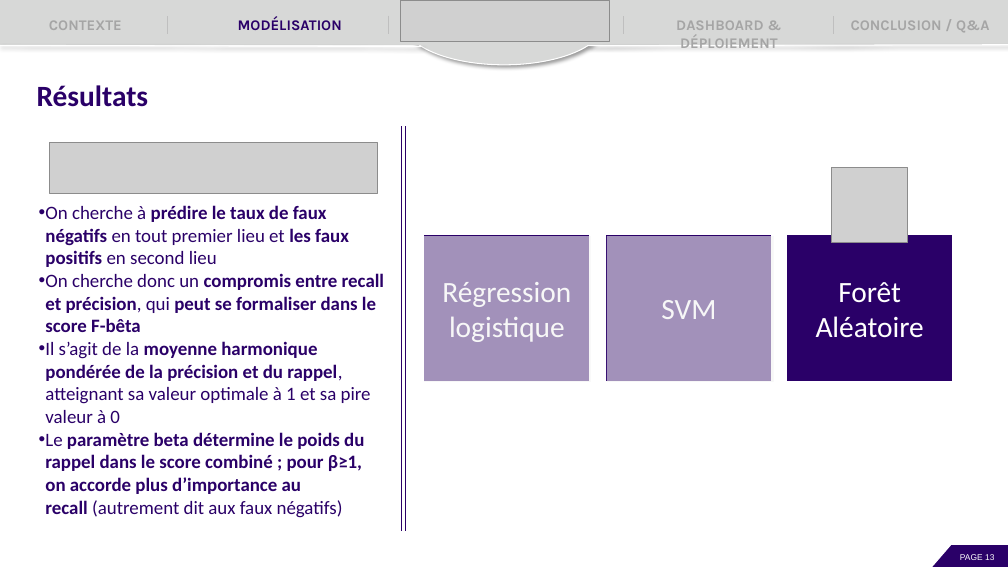
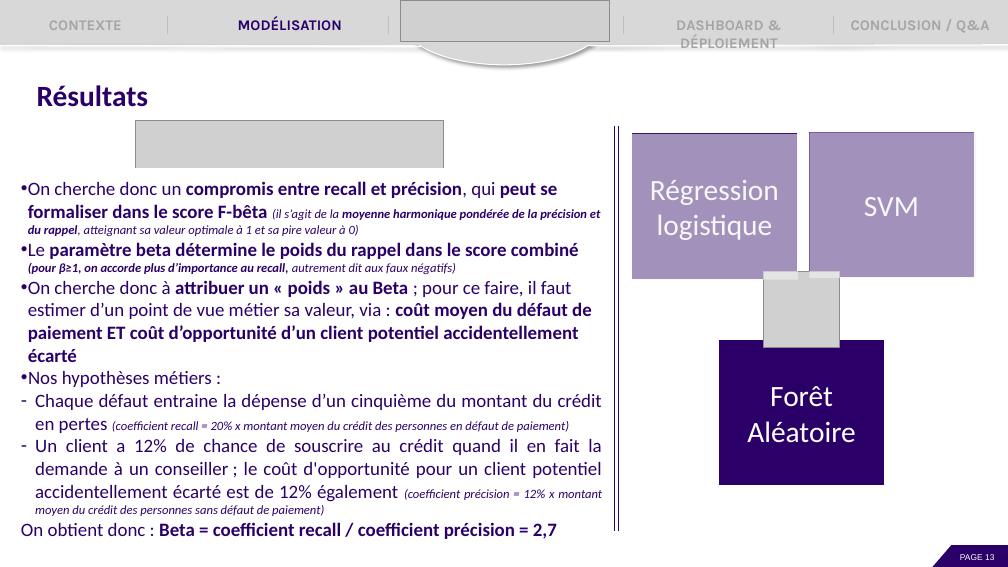
Before and after one commit to EtudiantOC2/implement_scoring_model_v2, a slide deck: slide 13 of evaluation/P7_Presentation.pptx. Drawn at 1008x567 pixels with LibreOffice and Linux fonts; fonts in the diff are those of the drawing; grey boxes stand for pictures. Boxes give left, top, right and bottom in pixels: in the first picture for what was removed or moved away, otherwise in the second. Text is boxed around its words. In the diff, an @@ line names an element or a change of style, - is before the commit and + after.

Commit message:
Avancées pour la soutenance

```diff
--- a/evaluation/P7_Presentation.pptx
+++ b/evaluation/P7_Presentation.pptx
@@ picture: place and size @@
-picture at <box>50,142,377,193</box>
+picture at <box>136,120,445,168</box>
@@ line moved from (402, 126) - (402, 532) to (615, 126) - (615, 532) @@
@@ line moved from (405, 126) - (405, 532) to (619, 126) - (619, 532) @@
@@ rectangle: place and size @@
-rectangle at <box>424,236,591,382</box>
+rectangle at <box>631,134,798,280</box>
@@ rectangle "Régression logistique": place and size @@
-rectangle "Régression logistique" at <box>425,236,589,380</box>
+rectangle "Régression logistique" at <box>633,134,797,278</box>
@@ rectangle "SVM": place and size @@
-rectangle "SVM" at <box>607,236,771,380</box>
+rectangle "SVM" at <box>810,132,974,277</box>
@@ rectangle: place and size @@
-rectangle at <box>607,236,774,382</box>
+rectangle at <box>810,132,976,278</box>
@@ rounded rectangle "On cherche donc un compromis ...": place and size @@
-rounded rectangle "On cherche donc un compromis ..." at <box>36,205,389,513</box>
+rounded rectangle "On cherche donc un compromis ..." at <box>18,169,606,548</box>
@@ text in rounded rectangle at <box>21,181,602,539</box>: text changed; bold off @@
-• On cherche à prédire le taux de faux négatifs en tout premier lieu et les faux positifs en second lieu
-• On cherche donc un compromis entre recall et précision, qui peut se formaliser dans le score F-bêta
-• Il s’agit de la moyenne harmonique pondérée de la précision et du rappel, atteignant sa valeur optimale à 1 et sa pire valeur à 0
-• Le paramètre beta détermine le poids du rappel dans le score combiné ; pour β≥1, on accorde plus d’importance au recall (autrement dit aux faux négatifs)
+• On cherche donc un compromis entre recall et précision, qui peut se formaliser dans le score F-bêta (il s’agit de la moyenne harmonique pondérée de la précision et du rappel, atteignant sa valeur optimale à 1 et sa pire valeur à 0)
+• Le paramètre beta détermine le poids du rappel dans le score combiné (pour β≥1, on accorde plus d’importance au recall, autrement dit aux faux négatifs)
+• On cherche donc à attribuer un « poids » au Beta ; pour ce faire, il faut estimer d’un point de vue métier sa valeur, via : coût moyen du défaut de paiement ET coût d’opportunité d’un client potentiel accidentellement écarté
+• Nos hypothèses métiers :
+– Chaque défaut entraine la dépense d’un cinquième du montant du crédit en pertes (coefficient recall = 20% x montant moyen du crédit des personnes en défaut de paiement)
+– Un client a 12% de chance de souscrire au crédit quand il en fait la demande à un conseiller ; le coût d'opportunité pour un client potentiel accidentellement écarté est de 12% également (coefficient précision = 12% x montant moyen du crédit des personnes sans défaut de paiement)
+On obtient donc : Beta = coefficient recall / coefficient précision = 2,7
@@ picture: place and size @@
-picture at <box>832,167,907,243</box>
+picture at <box>764,271,839,347</box>
@@ rectangle "Forêt Aléatoire": place and size @@
-rectangle "Forêt Aléatoire" at <box>788,236,952,380</box>
+rectangle "Forêt Aléatoire" at <box>720,340,884,485</box>
```
Also in this commit, not shown: 8 other slides changed, 1 slide added, 8 other files.
